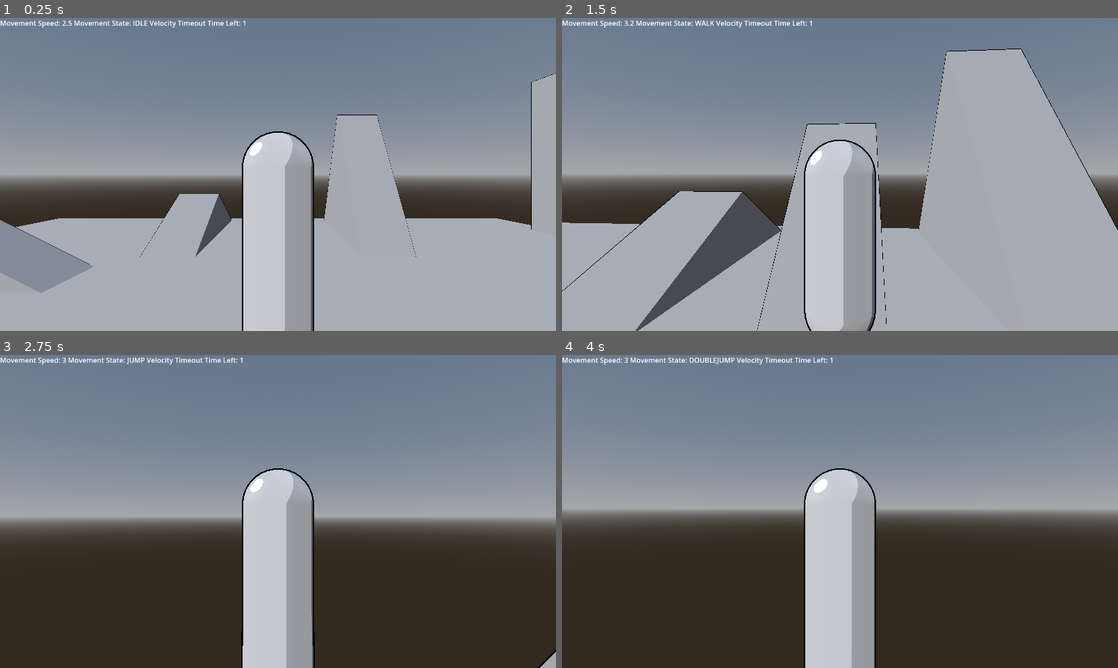
Above: before the commit, frames 1-4 (two rows, left to right).
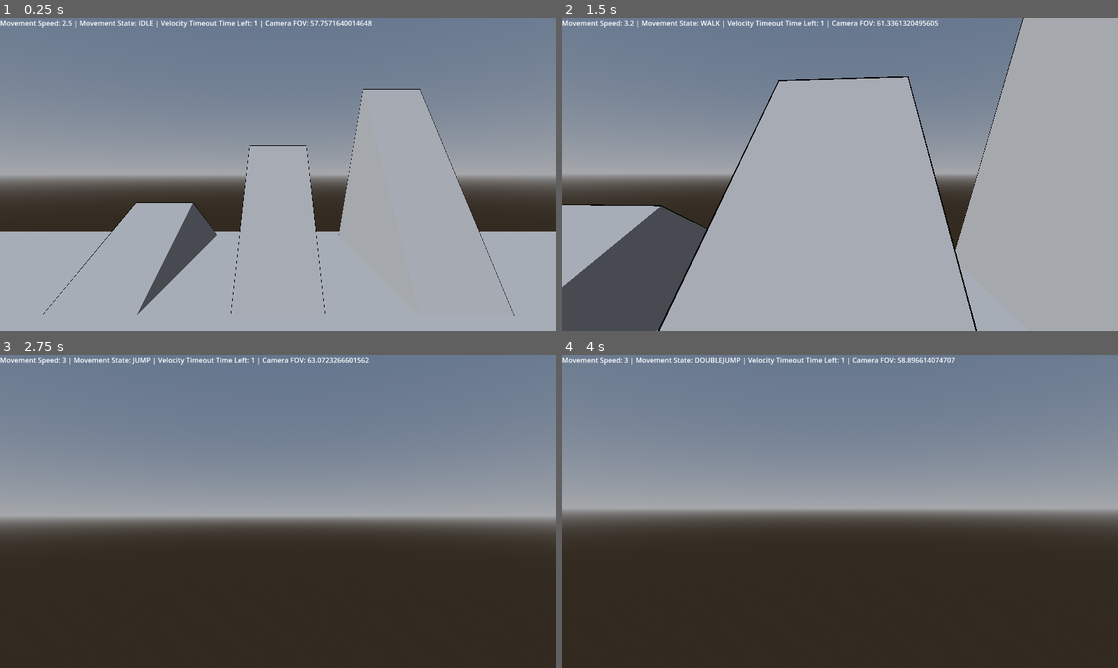
Above: after the commit, the same moments.

Repository: naxemis/multiplayer-fps
Game: Godot game, scene res://scenes/root/Root.tscn
Same seed, same stepped clock (60 frames per second), same inputs: the game is played once before the commit and once after it.
Inputs (mouse positions are in pixels of both pictures, inside the frame that each line leads up to):
- Up to frame 1 (0.25 s): no input
- Up to frame 2 (1.5 s): move the mouse to (867, 174) at 0.52 s; hold Shift (run) 0.53-1.28 s; hold W (forward) from 0.53 s (still down); tap Ctrl (change_wall_jump_direction) at 0.77 s; tap C (slide) at 0.8, 1.35 s; move the mouse to (812, 174) at 1.27 s
- Up to frame 3 (2.75 s): keep holding W (forward); tap Ctrl (change_wall_jump_direction) at 1.52 s; tap Space (jump) at 1.55, 2.1 s; move the mouse to (289, 505) at 2.02 s; hold Shift (run) from 2.03 s (still down)
- Up to frame 4 (4 s): keep holding W (forward); move the mouse to (834, 517) at 2.77 s; release Shift (run) at 2.78 s; tap Middle mouse button (free_look) at 2.85 s; tap Ctrl (change_wall_jump_direction) at 3.02, 3.77 s; tap C (slide) at 3.05 s; move the mouse to (878, 514) at 3.52 s; hold Shift (run) from 3.53 s (still down); tap Space (jump) at 3.8 s

The runs differ from the first frame. In frame 1, 17% of the frame differs, in the area x 0-100%, y 0-100%; in frame 2, 34%; in frame 3, 8.2%; in frame 4, 8.2%.

Commit message:
feat(player): change fov depending on player speed and move state

Diff:
--- a/scenes/game/player/Player.gd
+++ b/scenes/game/player/Player.gd
@@ -2,6 +2,7 @@
 
 extends CharacterBody3D
 
+#region Head and Body rotation
 @export_category("Mouse")
 @export var mouse_sensitivity: float = 0.075
 
@@ -49,7 +50,9 @@
 
 	# limits player's head rotation in up and down direction
 	%Head.rotation.x = clampf(%Head.rotation.x, -deg_to_rad(head_rotation_limit), deg_to_rad(head_rotation_limit))
-
+#endregion
+
+#region Velocity Timeout
 @export var time_before_velocity_timeout: float = 1.0 # how long player have to walk into wall before timeout
 var velocity_timeout_time_left: float = 0.0 # current time before timeout is set to true
 var velocity_timeout: bool = false # true - player is walking into wall for too long time
@@ -68,7 +71,9 @@
 		velocity_timeout = true
 	else:
 		velocity_timeout = false
-
+#endregion
+
+#region Movement States
 # identifies in what movement state player is currently in
 enum MovementStates {IDLE, WALK, RUN, CROUCH, SLIDE, JUMP, DOUBLEJUMP, WALLJUMP}
 
@@ -124,13 +129,53 @@
 		change_movement_state(MovementStates.WALK)
 	elif get_idle_state():
 		change_movement_state(MovementStates.IDLE)
-
+#endregion
+
+#region Camera FOV
+@export_category("Camera FOV")
+var camera_fov: float
+@export var default_camera_fov: float = 59
+
+@export var crouch_fov_buff: float = -4.0
+@export var run_fov_buff: float = 4.0
+@export var slide_fov_buff: float = 8.0
+var movement_fov_buff: float = 0.0
+
+var speed_fov_buff: float = 0.0
+@export var speed_fov_buff_factor: float = 1.5
+
+@export var fov_change_speed: float = 15
+func calculate_camera_fov(delta) -> void:
+	# calculate default camera fov
+	var base_camera_fov = default_camera_fov - ((walk_speed + crouch_speed) * speed_fov_buff_factor)
+
+	# set current movement fov buff depending on movement state
+	if movement_state == MovementStates.CROUCH:
+		movement_fov_buff = crouch_fov_buff
+	elif movement_state == MovementStates.RUN:
+		movement_fov_buff = run_fov_buff
+	elif movement_state == MovementStates.SLIDE:
+		movement_fov_buff = slide_fov_buff
+	elif movement_state == MovementStates.WALK or movement_state == MovementStates.IDLE:
+		movement_fov_buff = 0.0
+
+	# calculate speed fov buff
+	speed_fov_buff = movement_speed * speed_fov_buff_factor
+
+	# combine fov buffs
+	camera_fov = base_camera_fov + movement_fov_buff + speed_fov_buff
+
+	# interpolate camera fov
+	%Camera.fov = lerpf(%Camera.fov, camera_fov, fov_change_speed * delta)
+#endregion
+
+#region Collision Shape Animations
 @export_category("Collision Shape Animations")
 var collision_blend_amount: float = 0.0
-@export_group("Animation Speed")
+
 @export var crouch_animation_speed: float = 7.5
 @export var slide_animation_speed: float = 10.0
-@export_group("Animation Blend Amount")
+
 @export var crouch_blend_amount: float = 1.0
 @export var slide_blend_amount: float = 2.0
 var amount_above_crouch_clamp: float
@@ -148,7 +193,9 @@
 			collision_blend_amount = lerpf(collision_blend_amount, 0.0, slide_animation_speed * delta)
 
 	$CollisionAnimationTree["parameters/State Blend/blend_amount"] = collision_blend_amount
-
+#endregion
+
+#region Movement Speed
 var movement_speed: float = 0.0
 
 @export_category("Crouching and Walking")
@@ -159,7 +206,7 @@
 @export_category("Running")
 var run_speed: float = 0.0
 @export var max_run_speed: float = 2.5
-@export_group("Speed Icrease and Decrease")
+
 @export var run_speed_increase: float = 0.75
 @export var run_walk_decrease: float = 2.5
 @export var run_crouch_decrease: float = 4.0
@@ -171,7 +218,6 @@
 @export var slide_buff_multiplier: float = 0.15 # multiplies (after adding slope_interference) slide buff from floor_speed
 @export var slope_interference_factor: float = 0.85 # how much slope interference will actually work on calculating slide buff
 
-@export_group("Speed Icrease and Decrease")
 @export var slide_run_decrease: float = 0.1 # decrease when switching to running
 @export var slide_walk_decrease: float = 2.5 # decrease when switching to walking
 @export var slide_crouch_decrease: float = 4.0 # decrease when switching to crouching
@@ -223,13 +269,17 @@
 	var speed_before_inertia: float = floor_speed + slide_speed
 
 	movement_speed = lerpf(movement_speed, speed_before_inertia, speed_inertia * delta) # movement speed after adding inertia
-
+#endregion
+
+#region Movement Directions
 # in what direction player is trying to move
 var movement_directions: Vector3
 func get_movement_directions() -> void:
 	movement_directions.x = Input.get_action_strength("right") - Input.get_action_strength("left")
 	movement_directions.z = Input.get_action_strength("back") - Input.get_action_strength("forward")
-
+#endregion
+
+#region Gravity, Jumping and Double Jumping
 @export_category("Gravity")
 # applies gravity to player's body, when it's not on floor
 @export var gravity_force: float = 18
@@ -264,7 +314,9 @@
 		double_jumping = true
 
 		reset_wall_jumping_directions()
-
+#endregion
+
+#region Wall Jumping
 @export_category("Wall Jumping")
 var wall_jump_direction: Vector3
 @export var vertical_jump_factor: float = 1.5
@@ -292,6 +344,7 @@
 
 	if is_on_floor():
 		reset_wall_jumping_directions()
+#endregion
 
 func movement_velocity() -> void:
 	var transform_x: Vector3 = global_transform.basis.x * movement_directions.x
@@ -324,6 +377,8 @@
 
 	set_movement_states()
 
+	calculate_camera_fov(delta)
+
 	collision_shape_animations(delta)
 
 	calculate_movement_speed(delta)
@@ -339,4 +394,4 @@
 	movement_velocity()
 
 	var movement_states_array = ["IDLE", "WALK", "RUN", "CROUCH", "SLIDE", "JUMP", "DOUBLEJUMP", "WALLJUMP"]
-	%Debug.text = str("Movement Speed: ", snappedf(movement_speed, 0.1), " Movement State: ", movement_states_array[movement_state], " Velocity Timeout Time Left: ", velocity_timeout_time_left)
+	%Debug.text = str("Movement Speed: ", snappedf(movement_speed, 0.1), " | Movement State: ", movement_states_array[movement_state], " | Velocity Timeout Time Left: ", velocity_timeout_time_left, " | Camera FOV: ", %Camera.fov)
--- a/scenes/game/player/Player.tscn
+++ b/scenes/game/player/Player.tscn
@@ -342,6 +342,7 @@
 
 [node name="Body" type="MeshInstance3D" parent="."]
 transform = Transform3D(1, 0, 0, 0, 1, 0, 0, 0, 1, 0, 0.7, 0)
+visible = false
 layers = 2
 mesh = SubResource("CapsuleMesh_7dslh")
 surface_material_override/0 = SubResource("ShaderMaterial_viwht")
@@ -354,8 +355,8 @@
 unique_name_in_owner = true
 transform = Transform3D(1, 0, 0, 0, 1, 0, 0, 0, 1, 0, 1.5, 0)
 
-[node name="Camera3D" type="Camera3D" parent="Head"]
-transform = Transform3D(1, 0, 0, 0, 1, 0, 0, 0, 1, 0, 0, 2)
+[node name="Camera" type="Camera3D" parent="Head"]
+unique_name_in_owner = true
 fov = 59.0
 
 [node name="CollisionAnimationPlayer" type="AnimationPlayer" parent="."]
